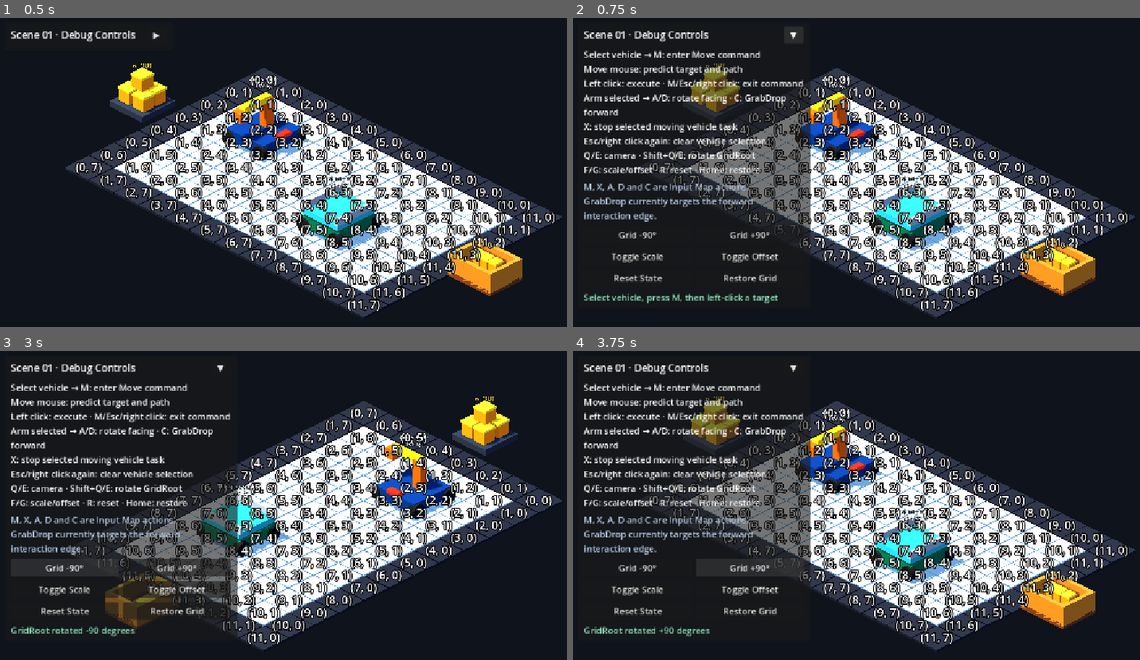
Above: before the commit, frames 1-4 (two rows, left to right).
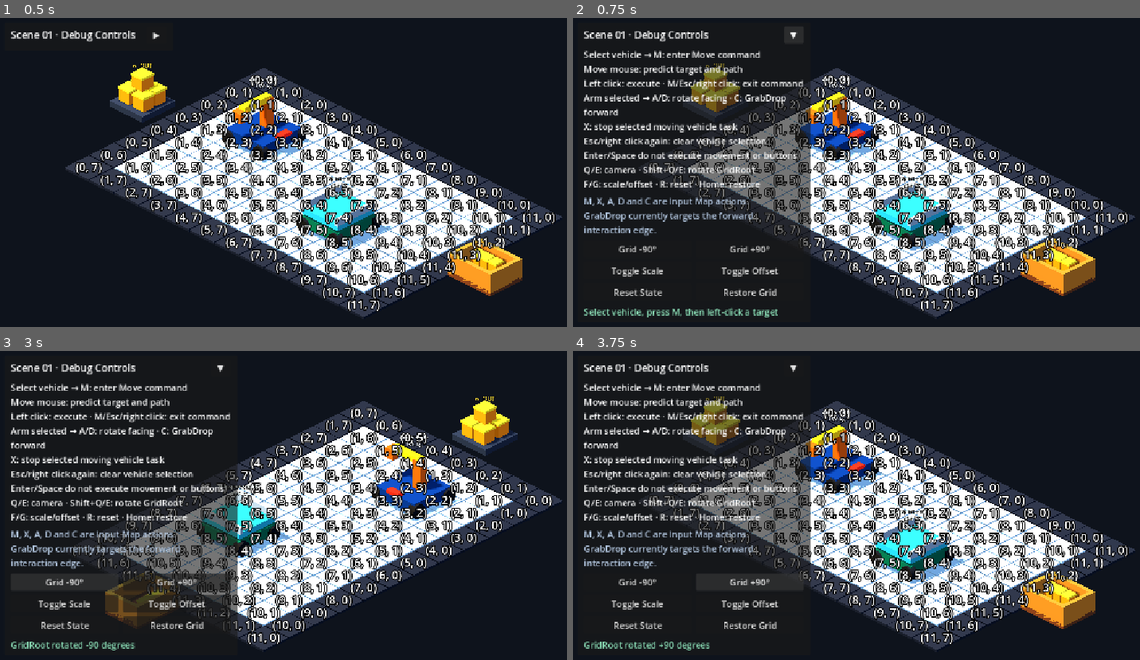
Above: after the commit, the same moments.

Repository: Ri0n72Y/automata
Game: Godot game, scene res://scenes/scene_01/scene_01_basic_packing.tscn
Two runs of this game, one before a commit and one after it. Both use one fixed random seed, a clock stepped at 60 frames per second and the inputs below.
Inputs:
- Up to frame 1 (0.5 s): no input
- Up to frame 2 (0.75 s): click "▶" at 0.5 s
- Up to frame 3 (3 s): click "▼" at 1.25 s; click "▶" at 2 s; click "Grid -90°" at 2.75 s
- Up to frame 4 (3.75 s): click "Grid +90°" at 3.5 s

Frame 1 is identical in both runs. In frame 2, 5.0% of the frame differs, in the area x 1-41%, y 43-97%; in frame 3, 5.7%; in frame 4, 4.7%.

Commit message:
[codex]fix(scene-01): restore manual input contract help

Diff:
--- a/scenes/scene_01/components/scene_01_manual_ui.tscn
+++ b/scenes/scene_01/components/scene_01_manual_ui.tscn
@@ -54,7 +54,7 @@
 [node name="Instructions" type="Label" parent="RootControl/Panel/Margin/VBox"]
 visible = false
 layout_mode = 2
-text = "Select vehicle → M: enter Move command\nMove mouse:  …(183 unchanged characters)… t click again: clear vehicle selection\nQ/E: camera · Shift+Q/E: rotate GridRoot\nF/G: scale/offset · R: reset · Home: restore"
+text = "Select vehicle → M: enter Move command\nMove mouse:  …(183 unchanged characters)… t click again: clear vehicle selection\nEnter/Space do not execute movement or buttons\nQ/E: camera · Shift+Q/E: rotate GridRoot\nF/G: scale/offset · R: reset · Home: restore"
 autowrap_mode = 2
 
 [node name="ScopeNote" type="Label" parent="RootControl/Panel/Margin/VBox"]
